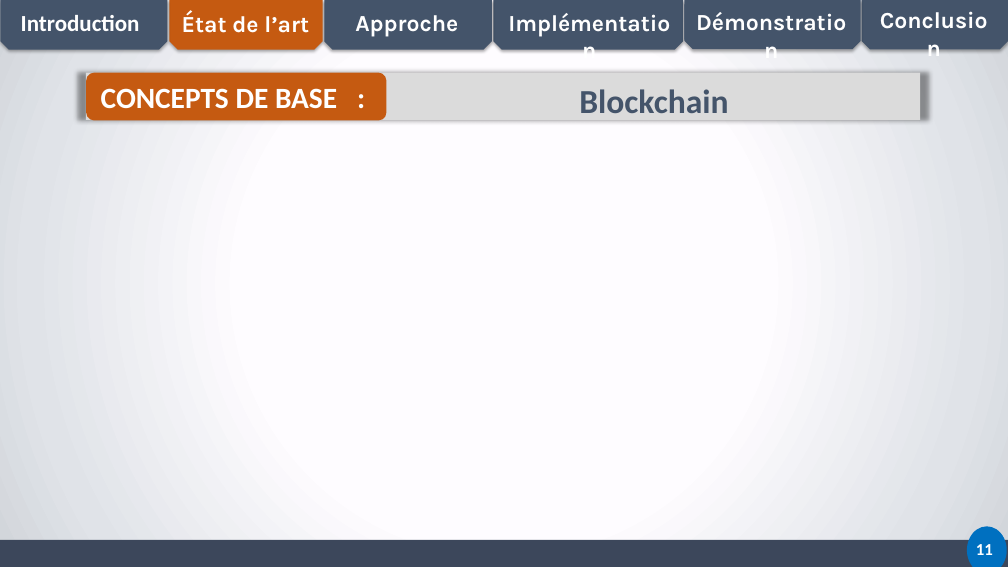
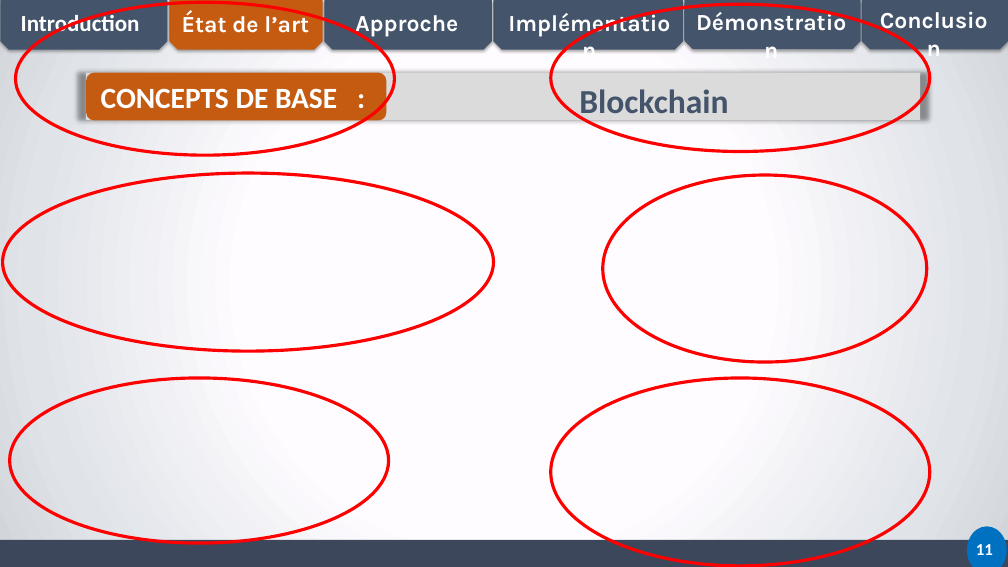
Before and after one commit to canisiushien/memoire-isie, a slide deck: slide 11 of PRESENTATION_M2_CANISIUS.pptx. Drawn at 1008x567 pixels with LibreOffice and Linux fonts; fonts in the diff are those of the drawing; background and template pictures are left out. Boxes give left, top, right and bottom in pixels: in the first picture for what was removed or moved away, otherwise in the second. Text is boxed around its words. In the diff, an @@ line names an element or a change of style, - is before the commit and + after.

Commit message:
update presentation

```diff
--- a/PRESENTATION_M2_CANISIUS.pptx
+++ b/PRESENTATION_M2_CANISIUS.pptx
@@ ellipse added at <box>15,2,394,155</box>, outline #FF0000 3 pt @@
@@ rectangle "État de l’art": place and size @@
-rectangle "État de l’art" at <box>182,11,309,33</box>
+rectangle "État de l’art" at <box>172,5,319,41</box>
@@ ellipse added at <box>551,5,930,152</box>, outline #FF0000 3 pt @@
@@ ellipse added at <box>2,173,493,352</box>, outline #FF0000 3 pt @@
@@ ellipse added at <box>603,175,927,362</box>, outline #FF0000 3 pt @@
@@ ellipse added at <box>10,378,389,543</box>, outline #FF0000 3 pt @@
@@ ellipse added at <box>551,378,930,566</box>, outline #FF0000 3 pt @@
```
Also in this commit, not shown: 1 other slide changed.
